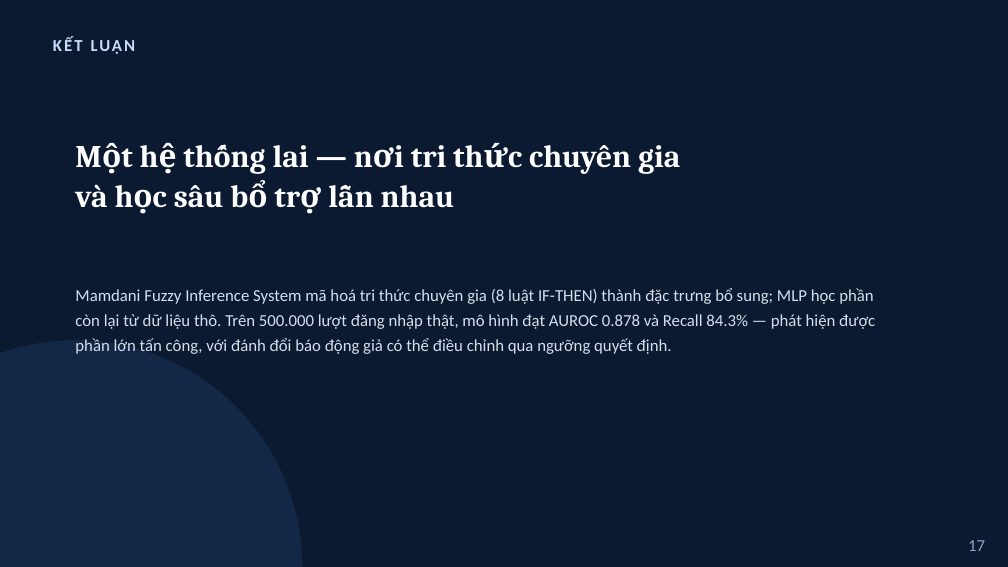
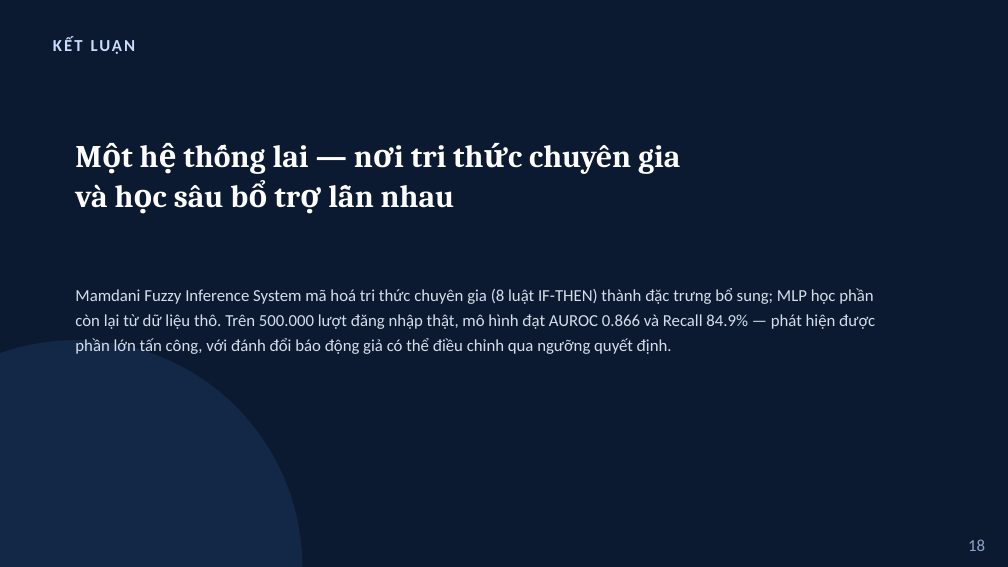
Before and after one commit to 2591317-student/MachineLearningAdvance, a slide deck: slide 18 of Nhom_10-Nhan_Kien_Tuan.pptx (slide 17 before the commit). Drawn at 1008x567 pixels with LibreOffice and Linux fonts; fonts in the diff are those of the drawing. Boxes give left, top, right and bottom in pixels: in the first picture for what was removed or moved away, otherwise in the second. Text is boxed around its words. In the diff, an @@ line names an element or a change of style, - is before the commit and + after.

```diff
--- a/Nhom_10-Nhan_Kien_Tuan.pptx
+++ b/Nhom_10-Nhan_Kien_Tuan.pptx
@@ text at <box>75,288,875,354</box>: text changed @@
-Mamdani Fuzzy Inference System mã hoá tri thức chuyên gia (8 luật IF-THEN) thành đặc trưng bổ sung; MLP học phần còn lại từ dữ liệu thô. Trên 500.000 lượt đăng nhập thật, mô hình đạt AUROC 0.878 và Recall 84.3% — phát hiện được phần lớn tấn công, với đánh đổi báo động giả có thể điều chỉnh qua ngưỡng quyết định.
+Mamdani Fuzzy Inference System mã hoá tri thức chuyên gia (8 luật IF-THEN) thành đặc trưng bổ sung; MLP học phần còn lại từ dữ liệu thô. Trên 500.000 lượt đăng nhập thật, mô hình đạt AUROC 0.866 và Recall 84.9% — phát hiện được phần lớn tấn công, với đánh đổi báo động giả có thể điều chỉnh qua ngưỡng quyết định.
@@ text at <box>968,539,985,551</box>: text changed @@
-17
+18
```
Also in this commit, not shown: 4 other slides changed, 1 slide added, 4 other files.
